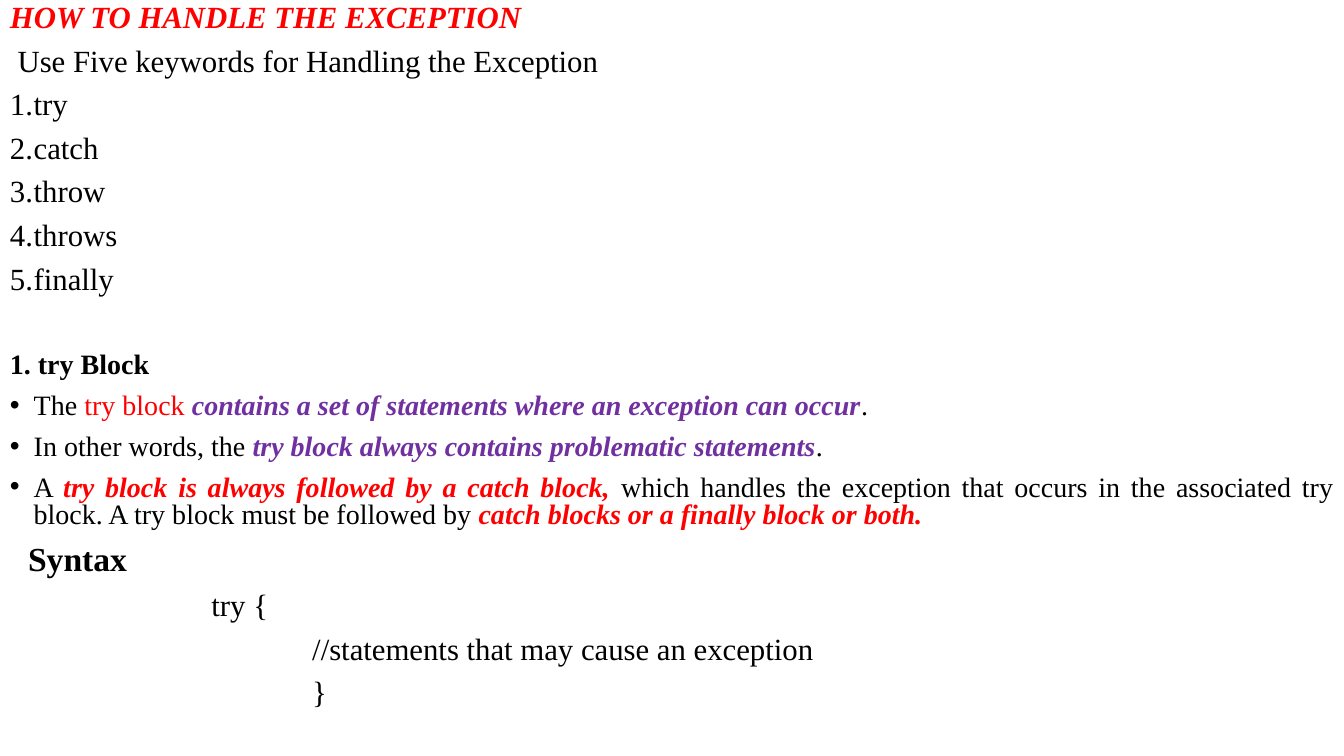
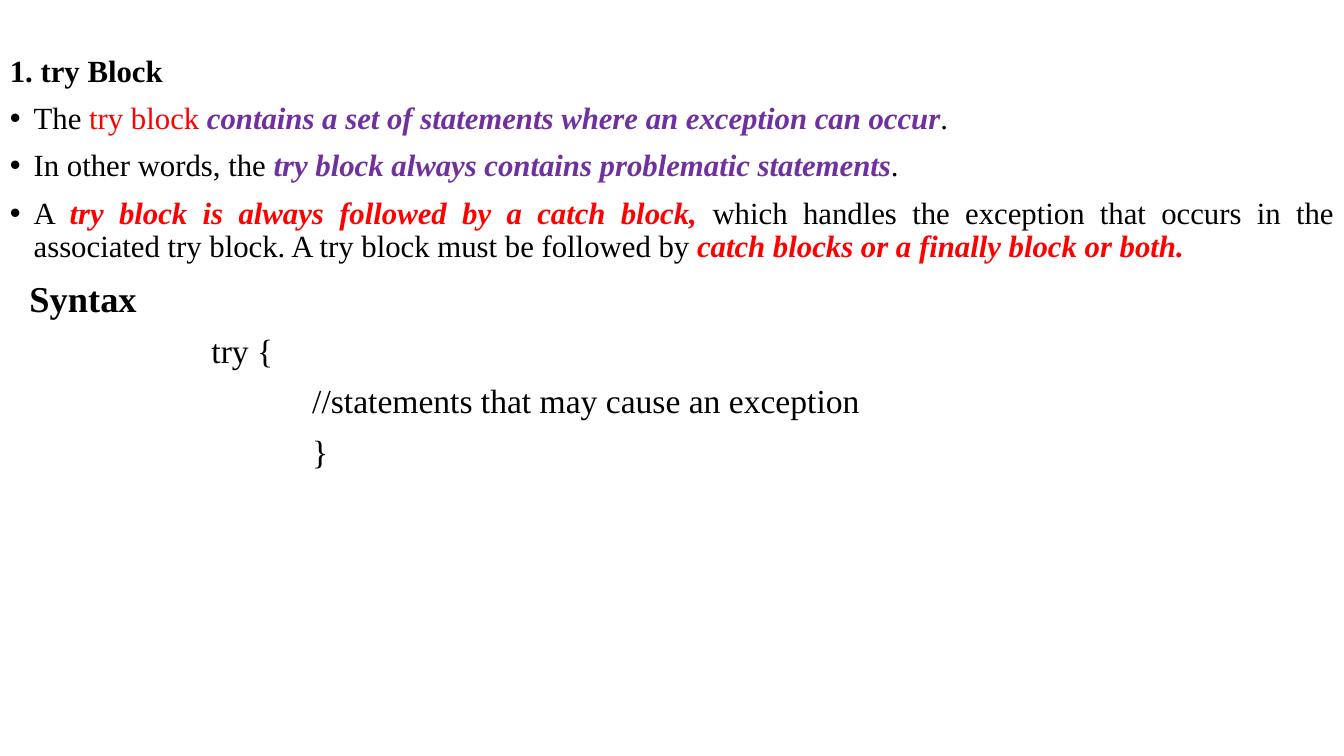
Before and after one commit to anvesh1987/Java-Programs-CSE-G, a slide deck: slide 11 of UNIT–III.ppt (slide 10 before the commit). Drawn at 1344x756 pixels with LibreOffice and Linux fonts; fonts in the diff are those of the drawing. Boxes give left, top, right and bottom in pixels: in the first picture for what was removed or moved away, otherwise in the second. Text is boxed around its words. In the diff, an @@ line names an element or a change of style, - is before the commit and + after.

```diff
--- a/UNIT–III.ppt
+++ b/UNIT–III.ppt
@@ text "1. try Block" at [10,60,1334,420]: size 20 to 22 pt in "1. try Block", "The try block contains a set of ...", "In other words, the try block always ...", "A try block is always followed by ..."; size 24 to 26 pt in "Syntax"; size 22 to 24 pt in "try {", "//statements that may cause an exception", "}"; line spacing 0.8 to 0.9 @@
@@ text at [10,7,598,296]: paragraphs removed @@
-HOW TO HANDLE THE EXCEPTION
-Use Five keywords for Handling the Exception
-1. try
-2. catch
-3. throw
-4. throws
-5. finally
```
Also in this commit, not shown: 1 slide added.
